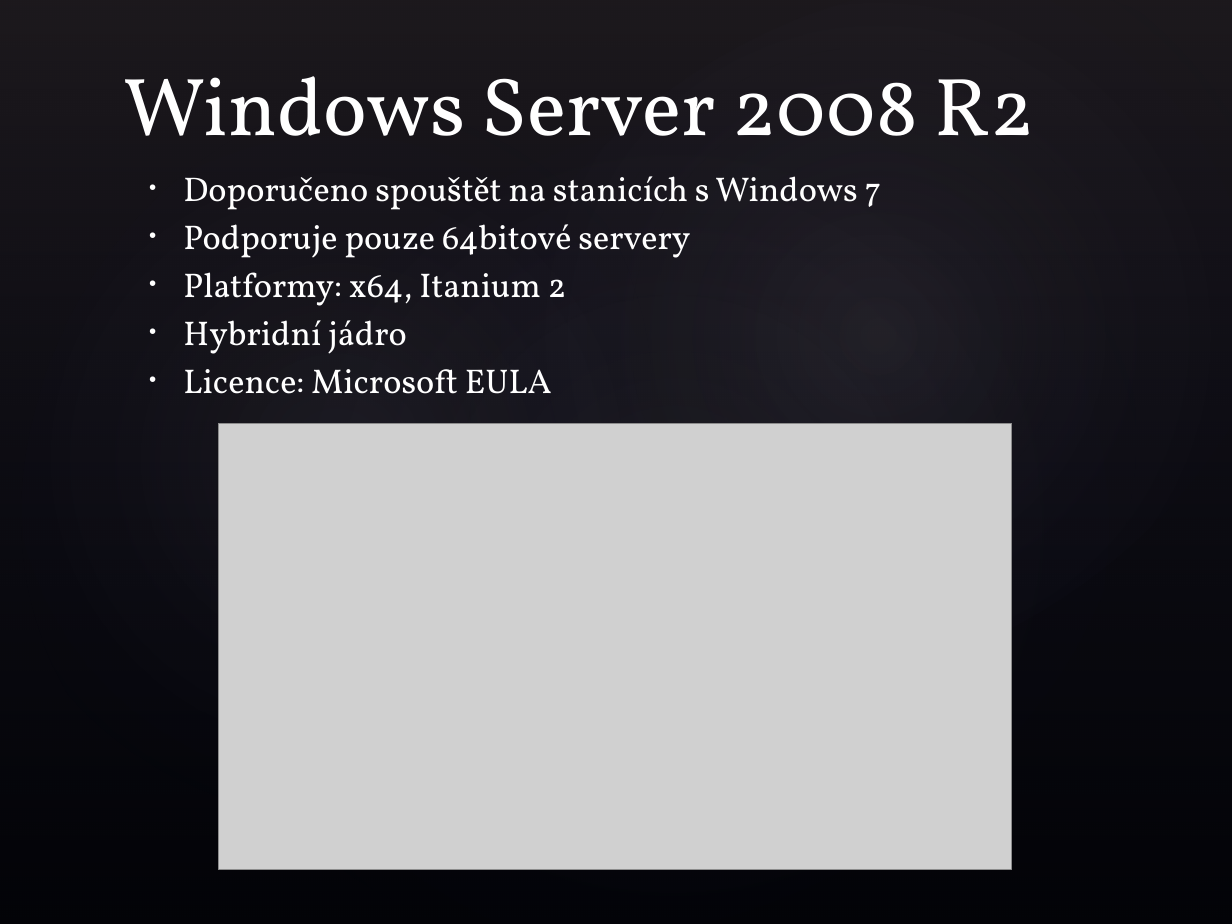
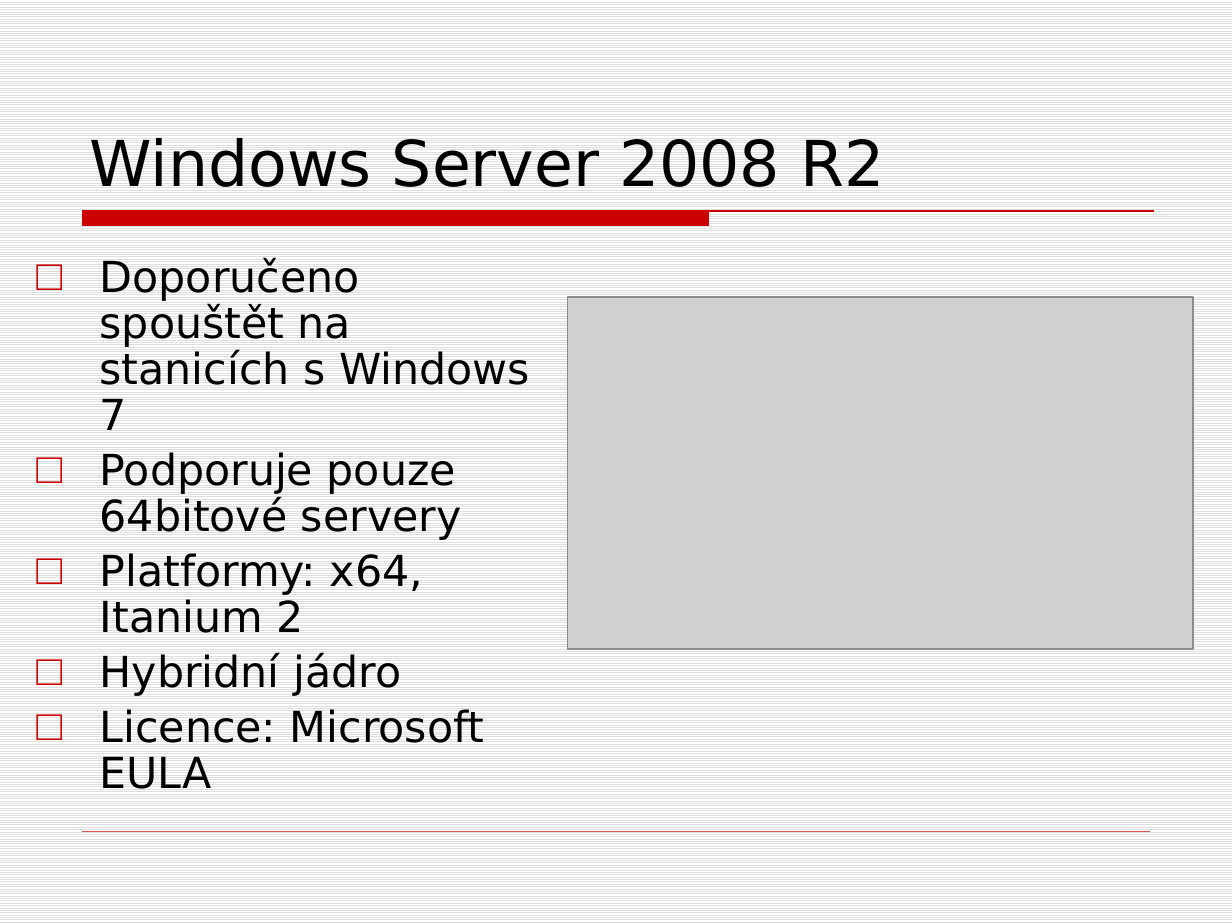
Before and after one commit to Petr8072/trida, a slide deck: slide 4 of Windows Server 2008 R2.pptx (slide 3 before the commit). Drawn at 1232x924 pixels with LibreOffice and Linux fonts; fonts in the diff are those of the drawing; grey boxes stand for pictures; background and template pictures are left out. Boxes give left, top, right and bottom in pixels: in the first picture for what was removed or moved away, otherwise in the second. Text is boxed around its words. In the diff, an @@ line names an element or a change of style, - is before the commit and + after.

```diff
--- a/Windows Server 2008 R2.pptx
+++ b/Windows Server 2008 R2.pptx
@@ background picture (left out) to pattern #DDDDDD on #FFFFFF @@
@@ rectangle removed at <box>0,0,1232,924</box> @@
@@ ellipse removed at <box>0,0,765,924</box> @@
@@ ellipse removed at <box>56,0,1232,924</box> @@
@@ ellipse removed at <box>338,0,1232,837</box> @@
@@ title "Windows Server 2008 R2": place and size @@
-title "Windows Server 2008 R2" at <box>124,76,1034,136</box>
+title "Windows Server 2008 R2" at <box>90,138,884,187</box>
@@ title "Windows Server 2008 R2" at <box>90,138,884,187</box>: size 48 to 37 pt, font Vollkorn to DejaVu Sans, text colour #FFFFFF to #000000 @@
@@ text "Doporučeno spouštět na stanicích s ...": place and size @@
-text "Doporučeno spouštět na stanicích s ..." at <box>183,176,882,394</box>
+text "Doporučeno spouštět na stanicích s ..." at <box>100,258,530,789</box>
@@ text "Doporučeno spouštět na stanicích s ..." at <box>100,258,530,789</box>: size 20 to 25 pt, font Vollkorn to DejaVu Sans, text colour #FFFFFF to #000000; bullet • to □; line spacing 1 to 0.9; more space between paragraphs @@
@@ freeform shape added at <box>83,211,1154,225</box>, fill #CC0000, outline #CC0000 0.75 pt @@
@@ picture: place and size @@
-picture at <box>218,424,1011,870</box>
+picture at <box>568,297,1194,649</box>
@@ line added from (83, 832) to (1149, 832), #CC0000 0.25 pt @@
```
Also in this commit, not shown: 12 other slides changed, 5 slides added, 3 slides removed.
